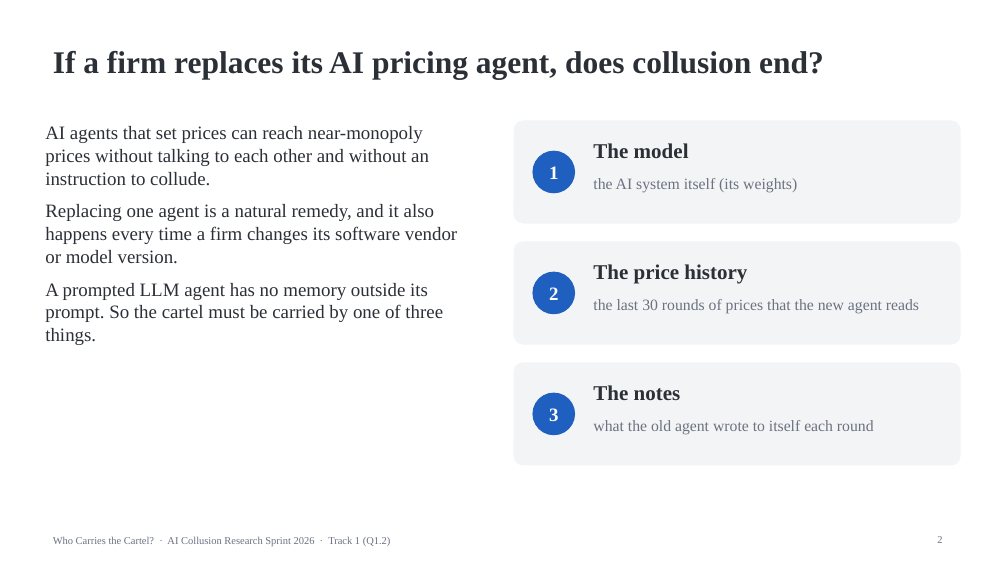
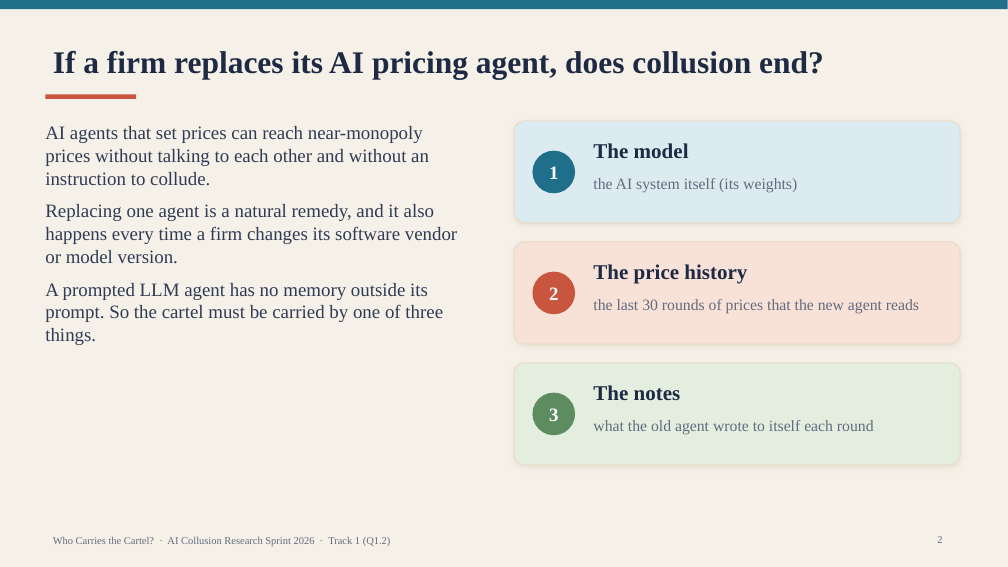
Before and after one commit to SSCoderz2123/AI-Collusion-Research-Sprint, a slide deck: slide 2 of Apart Research/slides.pptx. Drawn at 1008x567 pixels with LibreOffice and Linux fonts; fonts in the diff are those of the drawing. Boxes give left, top, right and bottom in pixels: in the first picture for what was removed or moved away, otherwise in the second. Text is boxed around its words. In the diff, an @@ line names an element or a change of style, - is before the commit and + after.

```diff
--- a/Apart Research/slides.pptx
+++ b/Apart Research/slides.pptx
@@ background #FFFFFF to #F6F1E8 @@
@@ rectangle added at (0, 0, 1008, 9), fill #1F6F8B @@
@@ rectangle added at (45, 95, 136, 99), fill #C8553D @@
@@ text "AI agents that set prices ..." at (45, 126, 457, 345): text colour #2B2F36 to #2F3B55 @@
@@ rounded rectangle at (514, 121, 960, 223): fill #F3F4F6 to #DCEBF0; outline #F3F4F6 1 pt to #E7DCCB 1 pt; shadow on; proportions changed @@
@@ ellipse at (533, 151, 575, 193): fill #1F5FBF to #1F6F8B; outline #1F5FBF 1 pt to #1F6F8B 1 pt @@
@@ rounded rectangle at (514, 242, 960, 344): fill #F3F4F6 to #F8E1D7; outline #F3F4F6 1 pt to #E7DCCB 1 pt; shadow on; proportions changed @@
@@ ellipse at (533, 272, 575, 314): fill #1F5FBF to #C8553D; outline #1F5FBF 1 pt to #C8553D 1 pt @@
@@ rounded rectangle at (514, 363, 960, 465): fill #F3F4F6 to #E4EEDF; outline #F3F4F6 1 pt to #E7DCCB 1 pt; shadow on; proportions changed @@
@@ text colour #2B2F36 to #1E2A44 in 4 elements at (53, 51, 824, 79), (593, 143, 689, 158), (593, 264, 747, 284), (593, 385, 681, 400) @@
@@ ellipse at (533, 393, 575, 435): fill #1F5FBF to #5E8C61; outline #1F5FBF 1 pt to #5E8C61 1 pt @@
@@ text colour #6B7280 to #626B7F in 5 elements at (593, 178, 797, 193), (593, 299, 919, 314), (593, 420, 874, 434), (937, 536, 942, 543), (53, 536, 391, 546) @@
```
Also in this commit, not shown: 9 other slides changed, 6 other files.
